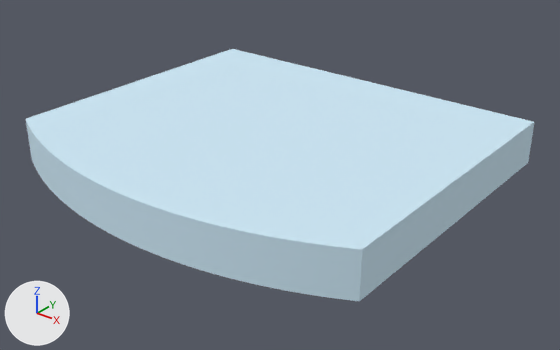
Two versions of the FBX model Unity Project/Giroux-CAP6117-SANC - crown/Assets/Models/LOD Headstones/PC-67-F.fbx, one commit apart.
Before and after are seen from a 50 mm lens placed at (1.029, -1.635, 0.709), pointed at (0.046, -0.407, -0.053). Lighting does not change. The marker at lower left points along +X, +Y and +Z. The first picture is the older version. Objects named as collision shapes, trigger or cutter boxes, shadow casters or lower levels of detail are left out. Where no turn or scale is listed for an object, it has been applied to the vertices.

Names of what the first picture shows: 'PC-67-F_LOD0'.
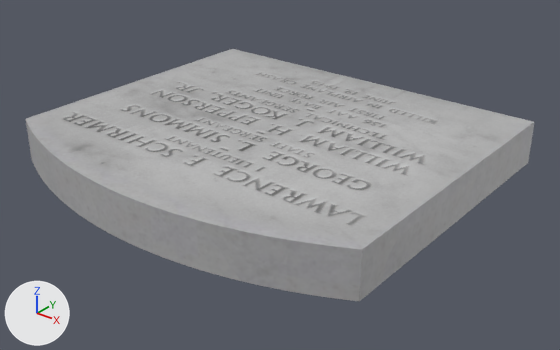
The change, as a list of edits to the scene's bpy script:
```text
Add img_c_67_f_png:
    img_c_67_f_png = load_image('C-67-F.png', '../../Materials/LOD Headstone Mats/C-67-F.png', 1024, 1024, 'sRGB')
Add mat_standardsurface1:
    mat_standardsurface1 = principled_material('standardSurface1')
    mat_standardsurface1.texture = img_c_67_f_png
Change me_mesh0_048:
    where me_mesh0_048.from_pydata(...)  # 96 vertices, 188 faces; spans x -0.457..0.457, y -0.821..0.0, z -0.051..0.051
    remove me_mesh0_048.materials.append(mat_0_615686_0_811765_0_929412_0_000000_0_143)  # blue #cee9f7
    add me_mesh0_048.materials.append(mat_standardsurface1)  # picture img_c_67_f_png
```

Boxes [x1, y1, x2, y2] around the edits, measured in the pictures (560 x 350 px):
'PC-67-F_LOD0', recoloured (blue to grey)
    both: [26, 49, 534, 301]
